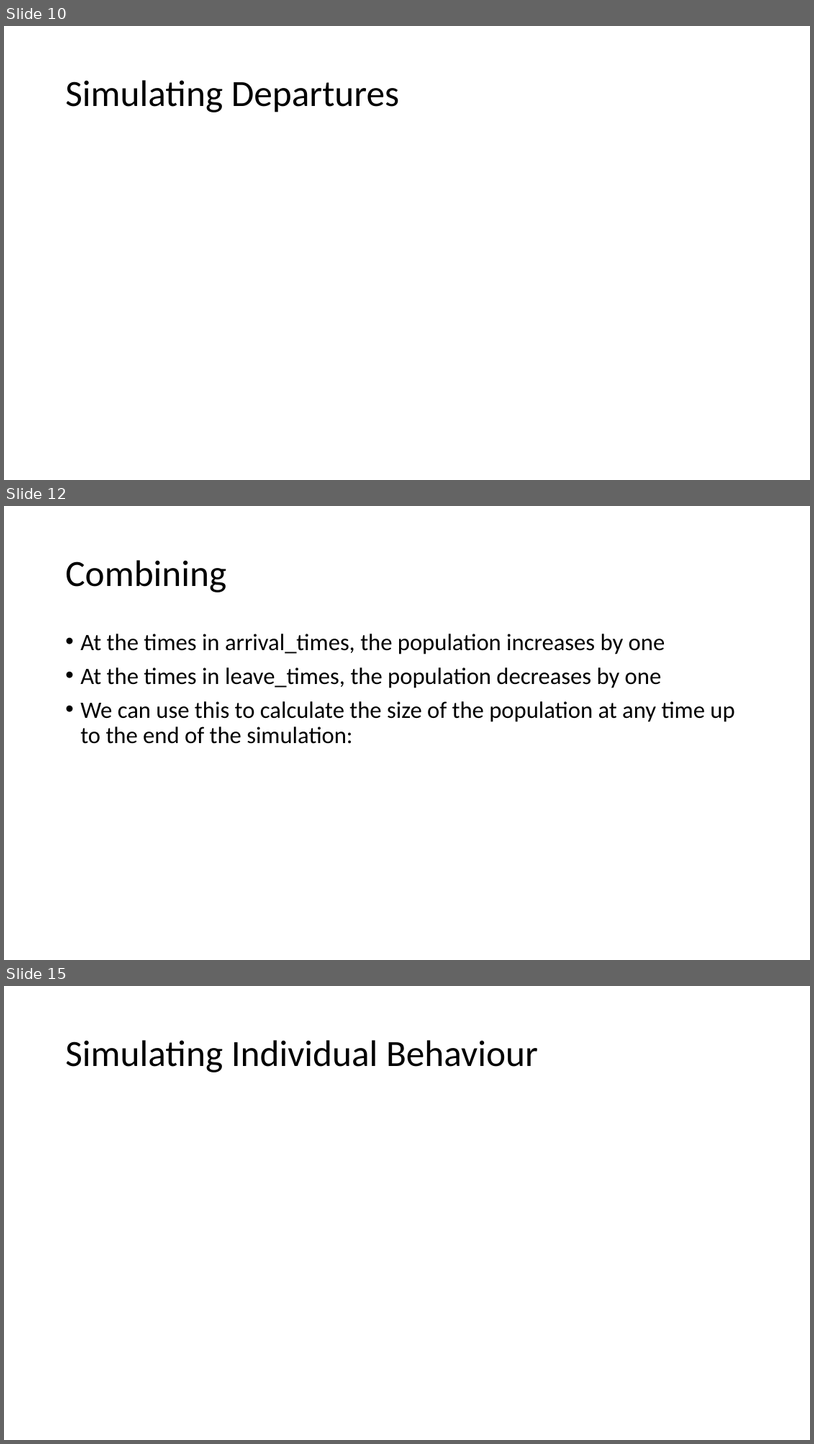
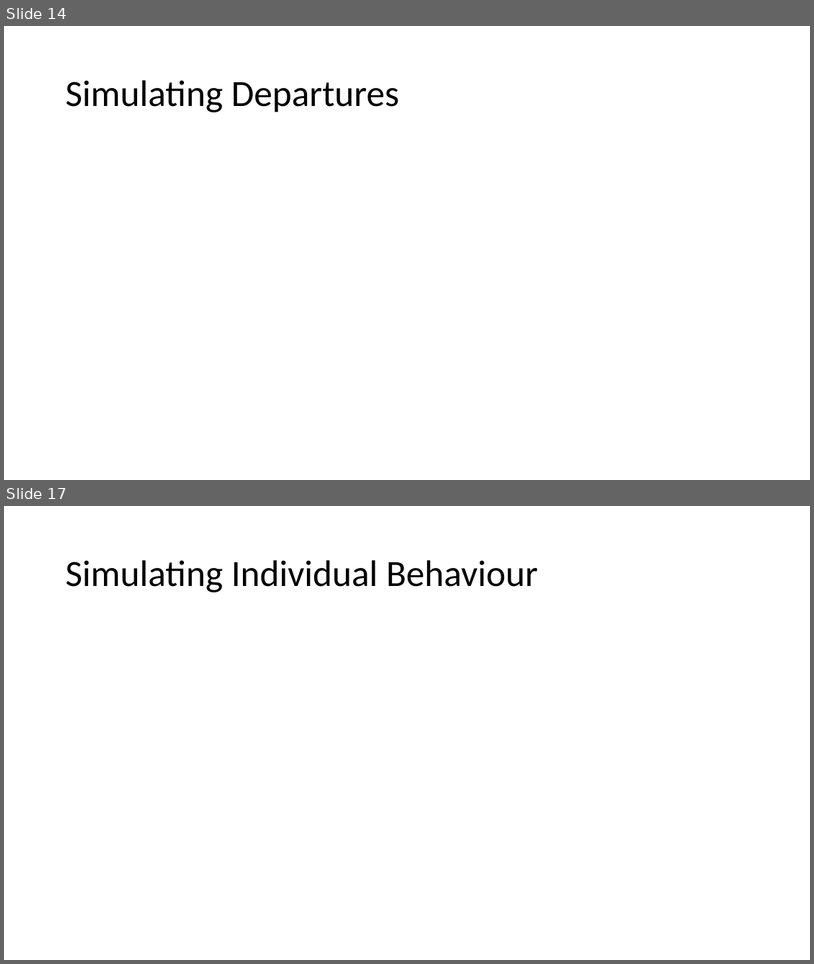
Before and after one commit to thomasmcf/dissertation, a slide deck: presentation.pptx. Shown one above the other, each under a label of ours: slides 10, 12 and 15 before the commit, slides 14 and 17 after it; the slides between them are not shown. The pictures are 814x1444 and 814x964 pixels, drawn with LibreOffice and Linux fonts; fonts in the diff are those of the drawing; grey boxes stand for pictures. Boxes give left, top, right and bottom in pixels: in the first picture for what was removed or moved away, otherwise in the second. Text is boxed around its words. In the diff, an @@ line names an element or a change of style, - is before the commit and + after.

```diff
--- a/presentation.pptx
+++ b/presentation.pptx
@@ slide 12 removed at <box>4,506,810,960</box>, background #FFFFFF @@
@@ title removed at <box>65,560,226,592</box> @@
-Combining
@@ text removed at <box>80,633,735,744</box> @@
-• At the times in arrival_times, the population increases by one
-• At the times in leave_times, the population decreases by one
-• We can use this to calculate the size of the population at any time up to the end of the simulation:
@@ what was slide 10 is now slide 14 @@
@@ what was slide 15 is now slide 17 @@
```
Also in this commit, not shown: 4 slides changed, 7 slides added, 4 other slides removed.
